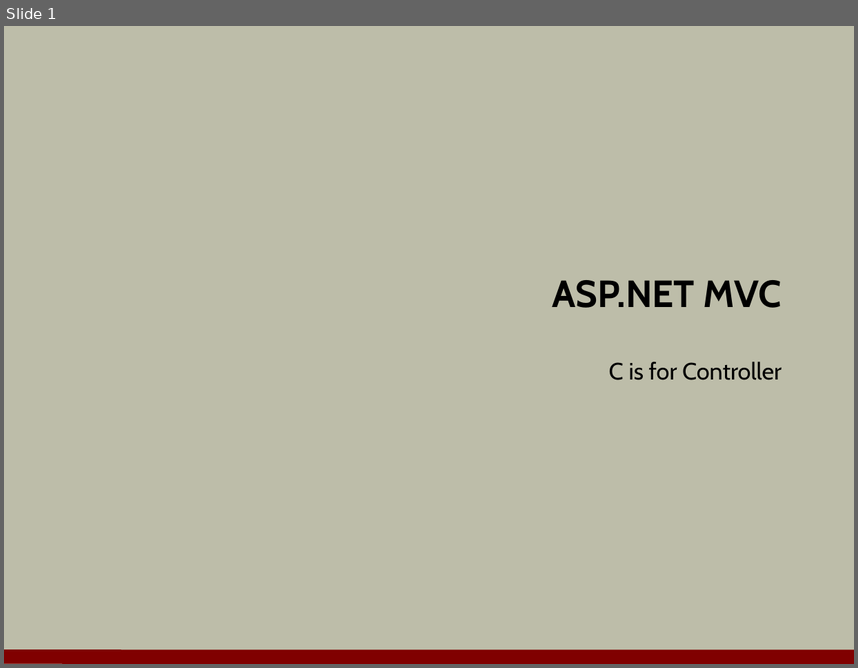
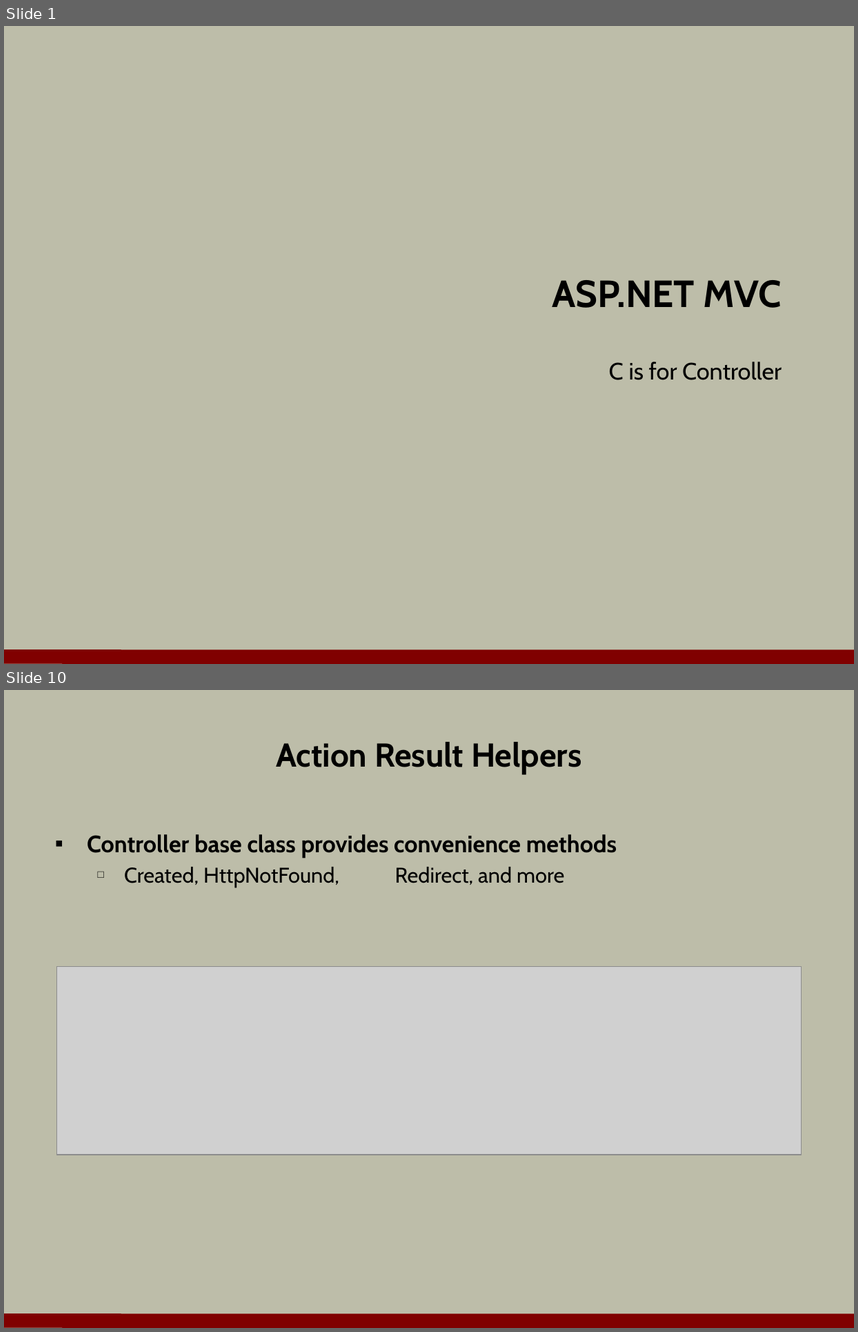
Before and after one commit to OdeToCode/classes, a slide deck: aspnet5/slides/04_Controllers.pptx. Shown one above the other, each under a label of ours: slide 1 before the commit, slides 1 and 10 after it; the slides between them are not shown. The pictures are 858x668 and 858x1332 pixels, drawn with LibreOffice and Linux fonts; fonts in the diff are those of the drawing; grey boxes stand for pictures; background and template pictures are left out. Boxes give left, top, right and bottom in pixels: in the first picture for what was removed or moved away, otherwise in the second. Text is boxed around its words. In the diff, an @@ line names an element or a change of style, - is before the commit and + after.

Commit message:
controllers done

```diff
--- a/aspnet5/slides/04_Controllers.pptx
+++ b/aspnet5/slides/04_Controllers.pptx
@@ slide 10 added at bbox=[4, 690, 854, 1328], background #BDBDA9; not listed: 1 template element that a slide beside it also shows @@
@@ title added at bbox=[276, 742, 582, 774], 28 pt, text #000000, bold @@
+Action Result Helpers
@@ text added at bbox=[87, 834, 617, 887], 20 pt, text #000000, bold @@
+▪ Controller base class provides convenience methods
+  □ Created, HttpNotFound, Redirect, and more
@@ picture added at bbox=[56, 966, 802, 1154] @@
```
Also in this commit, not shown: 14 other slides added, 1 other file.
